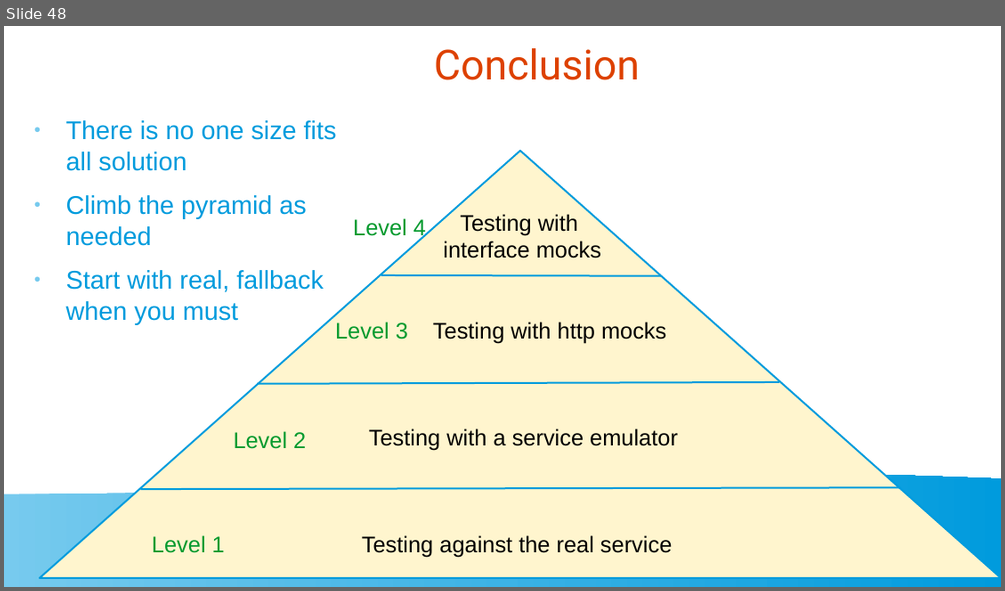
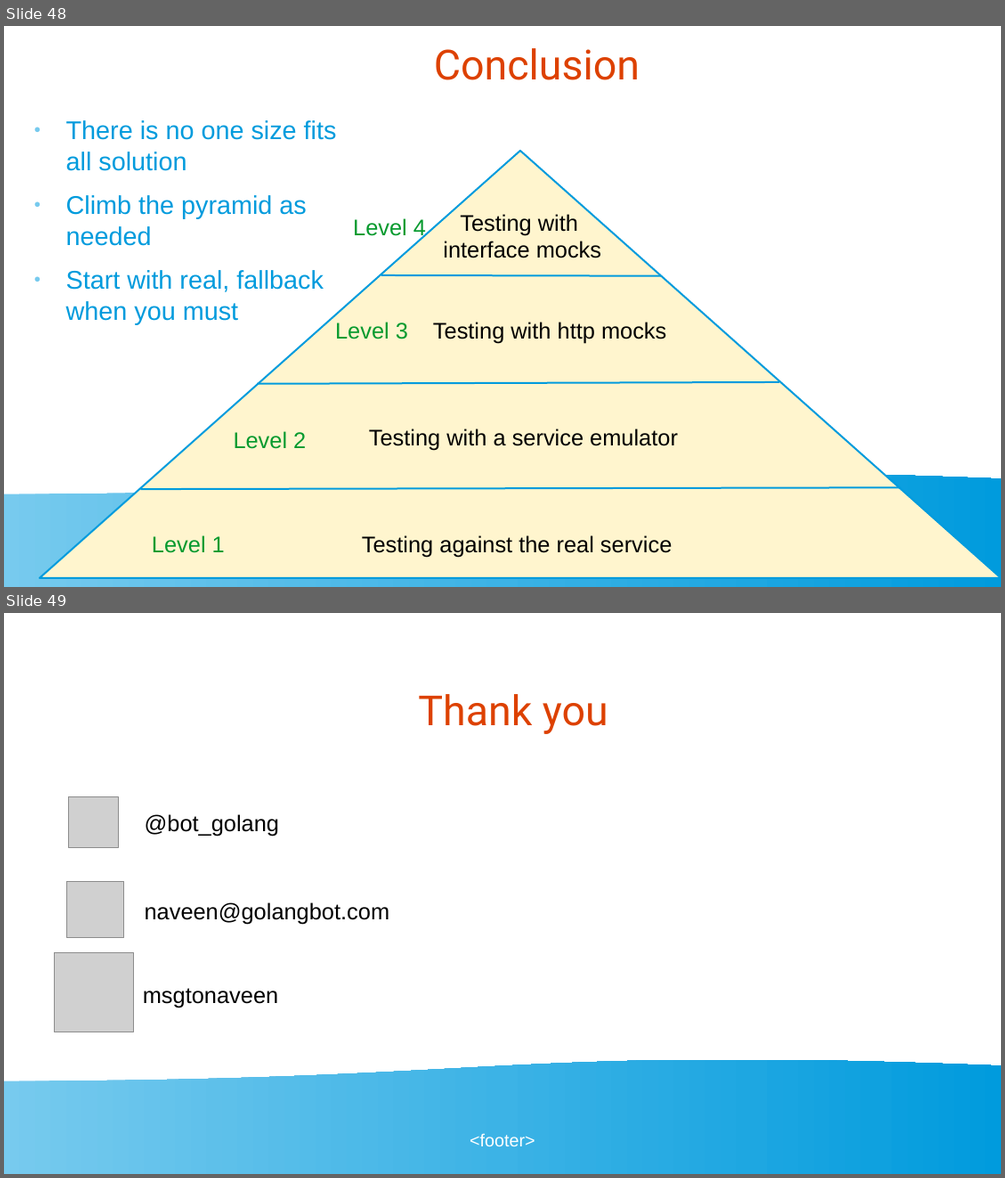
Before and after one commit to golangbot/gophercon-uk-2025-talk, a slide deck: Presentation.odp. Shown one above the other, each under a label of ours: slide 48 before the commit, slides 48 and 49 after it. The pictures are 1005x591 and 1005x1178 pixels, drawn with LibreOffice and Linux fonts; fonts in the diff are those of the drawing; grey boxes stand for pictures. Boxes give left, top, right and bottom in pixels: in the first picture for what was removed or moved away, otherwise in the second. Text is boxed around its words. In the diff, an @@ line names an element or a change of style, - is before the commit and + after.

```diff
--- a/Presentation.odp
+++ b/Presentation.odp
@@ slide 49 added at <box>4,613,1001,1174</box>, background #FFFFFF; not listed: 2 template elements that a slide beside it also shows @@
@@ title added at <box>418,694,608,734</box>, 33 pt, text #DD4100 @@
+Thank you
@@ picture added at <box>68,796,118,847</box> @@
@@ text added at <box>145,814,279,835</box>, 18 pt, text #000000 @@
+@bot_golang
@@ picture added at <box>66,882,123,939</box> @@
@@ text added at <box>145,902,390,925</box>, 18 pt, text #000000 @@
+naveen@golangbot.com
@@ picture added at <box>55,952,134,1032</box> @@
@@ text added at <box>143,988,278,1008</box>, 18 pt, text #000000 @@
+msgtonaveen
```
Also in this commit, not shown: 1 slide changed, 1 slide removed.
